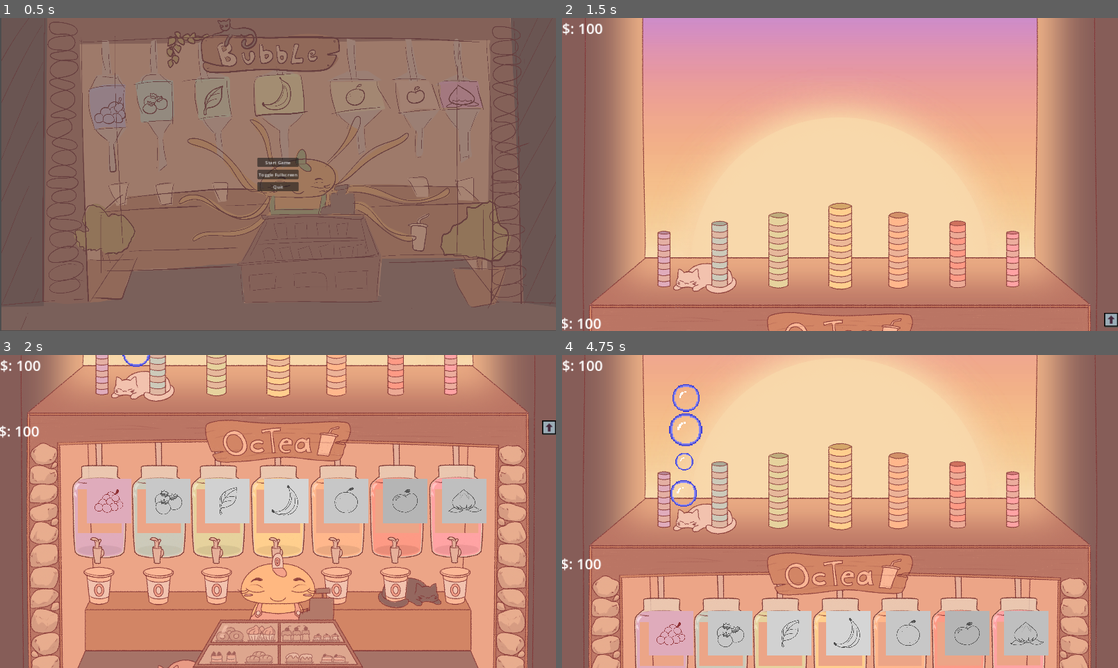
Above: before the commit, frames 1-4 (two rows, left to right).
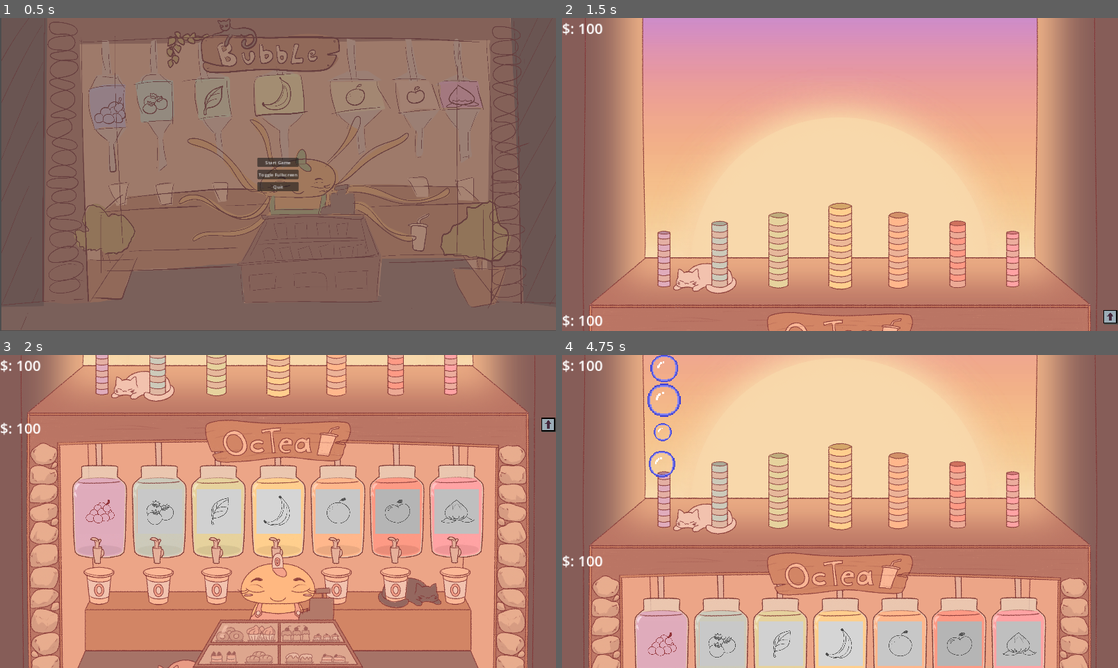
Above: after the commit, the same moments.

Repository: Spedinja/GGJ25
Game: Godot game, scene res://scenes/main_menu.tscn
Two runs of this game, one before a commit and one after it. Both use one fixed random seed, a clock stepped at 60 frames per second and the inputs below.
Inputs (mouse positions are in pixels of both pictures, inside the frame that each line leads up to; where the layout moved, square brackets give the same spot in the first picture):
- Up to frame 1 (0.5 s): no input
- Up to frame 2 (1.5 s): click "Start Game" at 0.5 s; click (1112, 324) at 1.25 s
- Up to frame 3 (2 s): no input
- Up to frame 4 (4.75 s): click (1112, 423) [1112, 426] at 2 s; click (1112, 361) [1112, 364] at 2.75 s; move the mouse to (689, 492) at 3.52 s; click (689, 492) at 3.67 s; click (1112, 661) at 4.25 s

Frame 1 is identical in both runs. In frame 2, 0.3% of the frame differs, in the area x 0-100%, y 93-100%; in frame 3, 6.4%; in frame 4, 7.1%, in the area x 0-88%, y 0-100%.

Commit message:
more changes to player area

Diff:
--- a/scenes/player_area.tscn
+++ b/scenes/player_area.tscn
@@ -42,36 +42,37 @@
 [node name="BubbleSpawn" type="Node" parent="BubbleArea/SpawnArea"]
 
 [node name="BubbleSpawn_1" type="Node2D" parent="BubbleArea/SpawnArea/BubbleSpawn"]
-position = Vector2(428, 902)
+position = Vector2(353, 800)
 script = ExtResource("2_7d4fa")
 bubbleValue = 100.0
 arrStats = Array[float]([1.0, 2.0, 4.0])
 
 [node name="BubbleSpawn_2" type="Node2D" parent="BubbleArea/SpawnArea/BubbleSpawn"]
-position = Vector2(624, 856)
+position = Vector2(545, 766)
 script = ExtResource("2_7d4fa")
 
 [node name="BubbleSpawn_3" type="Node2D" parent="BubbleArea/SpawnArea/BubbleSpawn"]
-position = Vector2(808, 808)
+position = Vector2(747, 740)
 script = ExtResource("2_7d4fa")
 
 [node name="BubbleSpawn_4" type="Node2D" parent="BubbleArea/SpawnArea/BubbleSpawn"]
+position = Vector2(960, 708)
 script = ExtResource("2_7d4fa")
 
 [node name="BubbleSpawn_5" type="Node2D" parent="BubbleArea/SpawnArea/BubbleSpawn"]
-position = Vector2(1058, 748)
+position = Vector2(1162, 731)
 script = ExtResource("2_7d4fa")
 
 [node name="BubbleSpawn_6" type="Node2D" parent="BubbleArea/SpawnArea/BubbleSpawn"]
-position = Vector2(1200, 814)
+position = Vector2(1367, 762)
 script = ExtResource("2_7d4fa")
 
 [node name="BubbleSpawn_7" type="Node2D" parent="BubbleArea/SpawnArea/BubbleSpawn"]
-position = Vector2(1420, 874)
+position = Vector2(1555, 794)
 script = ExtResource("2_7d4fa")
 
 [node name="CollisionShape2D" type="CollisionShape2D" parent="BubbleArea/SpawnArea"]
-position = Vector2(963.9, 545)
+position = Vector2(960, 540)
 scale = Vector2(85.32, 53.84)
 shape = SubResource("RectangleShape2D_nf55l")
 
@@ -89,6 +90,7 @@
 text = "$: 0000"
 
 [node name="btnGoDown" type="TextureButton" parent="BubbleArea/BubbleArea_HUD"]
+texture_filter = 1
 custom_minimum_size = Vector2(50, 50)
 anchors_preset = 3
 anchor_left = 1.0
@@ -113,10 +115,9 @@
 [node name="ShopArea_UI" type="Control" parent="ShopArea"]
 layout_mode = 3
 anchors_preset = 0
-offset_left = -5.0
-offset_top = 1090.0
-offset_right = 1923.0
-offset_bottom = 2166.0
+offset_top = 1080.0
+offset_right = 1920.0
+offset_bottom = 2160.0
 script = ExtResource("8_i5d77")
 arrUpgradeCosts = Array[Array]([[100, 300, 400]])
 
@@ -129,6 +130,7 @@
 text = "$: 0000"
 
 [node name="btnGoUp" type="TextureButton" parent="ShopArea/ShopArea_UI"]
+texture_filter = 1
 custom_minimum_size = Vector2(50, 50)
 layout_mode = 1
 anchors_preset = 1
@@ -145,14 +147,16 @@
 [node name="ShopContainer" type="HBoxContainer" parent="ShopArea/ShopArea_UI"]
 layout_mode = 1
 anchors_preset = -1
-anchor_left = 0.157676
-anchor_top = 0.185874
-anchor_right = 9.6888
-anchor_bottom = 2.05204
-offset_right = 40.0
-offset_bottom = 40.0
+anchor_left = 0.15677
+anchor_top = 0.194162
+anchor_right = 9.68789
+anchor_bottom = 2.06033
+offset_left = -31.9993
+offset_top = 36.3046
+offset_right = 144.242
+offset_bottom = 76.3098
 scale = Vector2(0.075, 0.075)
-theme_override_constants/separation = 680
+theme_override_constants/separation = 690
 metadata/_edit_use_anchors_ = true
 
 [node name="btnUpgrade1" type="TextureButton" parent="ShopArea/ShopArea_UI/ShopContainer" groups=["bubbles"]]
